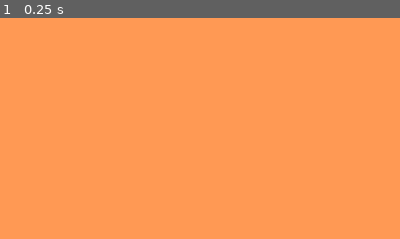
Above: before the commit, frame 1.
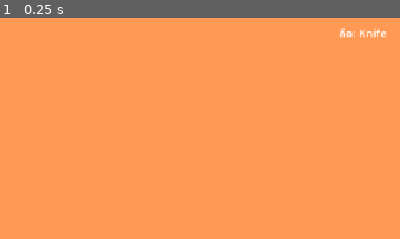
Above: after the commit, the same moment.

Repository: lnwextra2/lawn-mower-simulator
Game: Godot game, scene res://world/test_level.tscn
Same seed, same stepped clock (60 frames per second), same inputs: the game is played once before the commit and once after it.
Inputs:
- Up to frame 1 (0.25 s): no input
The pictures show only the part of the screen within x 50-100%, y 0-50%; the shares and areas given below are measured in that part.

The runs differ from the first frame. In frame 1, 0.3% of the frame differs, in the area x 85-97%, y 4-10%.

Commit message:
Add one-at-a-time tool holding: sickle default, pick up / drop others
Counter-Strike-style tool handling, matching CLAUDE.md's "one held item
at a time, knife = empty-hands default, belt-clips" spec.

Approach A (data-driven) core + a world-presence layer (the hybrid we
planned - additive, not a rewrite of the .tres data):
- tools/tool_data.gd: ToolData resource (tool_name, cut_radius).
  knife/trimmer/scythe .tres carry the prototype's radii.
- tools/tool_pickup.gd + .tscn: a ToolData given a body in the world
  (StaticBody3D so the look-at ray hits it), auto-added to the
  "interactable" + "tool_pickup" groups.

Player (player.gd):
- Holds ONE held_tool; defaults to the knife (a rice sickle), assigned
  via @export -> knife.tres. The knife is the empty-hands state and
  can't be dropped.
- Cutting now uses held_tool.cut_radius, not a hardcoded value - the
  point of Approach A, swap tool = swap reach, no code change.
- E is context-sensitive: pick up a looked-at tool ONLY when hands are
  free (holding the knife); otherwise sell grass as before. Picking up
  takes the pickup's data and frees the world node.
- Drop (Q) puts the held tool back into the world in front of the
  player and reverts to the knife. To swap trimmer->scythe you must
  drop first, then pick up - deliberate, per the two-hands realism ask.

HUD (hud.gd): a ToolLabel showing the held tool, and the interact
prompt now reads "[E] pick up <name>" when looking at a tool pickup.

test_level.tscn: a trimmer and a scythe pickup placed to test with.
The earlier next_tool (Q-cycle) action was dropped - replaced by this
pick-up/drop model; Q is now the drop key.

Known rough edges (deferred): pickups float slightly and don't
physically rest on the ground; the "[E] pick up" prompt still shows
when hands are full (press does nothing); trimmer's 0.8 radius feels
weak on a single click since it was balanced for a continuous spin we
haven't built. All tuning/polish for later.

Co-Authored-By: Claude Opus 4.8 <noreply@anthropic.com>

Diff:
--- a/player/player.gd
+++ b/player/player.gd
@@ -3,10 +3,19 @@
 signal stamina_changed(current: float, max_value: float)
 signal carried_grass_changed(current: float, max_value: float)
 signal look_target_changed(target: Node3D)
+signal held_tool_changed(tool: ToolData)
+
+const TOOL_PICKUP_SCENE := preload("res://tools/tool_pickup.tscn")
+
+## The default belt-clipped tool (a rice sickle). Assigned in the Inspector to
+## knife.tres. It's the "empty hands" state - always held when nothing else is,
+## and can't be dropped.
+@export var knife: ToolData
 
 var gravity: float = ProjectSettings.get_setting("physics/3d/default_gravity")
 var stamina: float = GameConfig.STAMINA_MAX
 var carried_grass: float = 0.0
+var held_tool: ToolData
 
 @onready var camera: Camera3D = $Camera3D
 @onready var interact_ray: RayCast3D = $Camera3D/RayCast3D
@@ -17,6 +26,8 @@
 
 func _ready() -> void:
 	Input.mouse_mode = Input.MOUSE_MODE_CAPTURED
+	held_tool = knife
+	held_tool_changed.emit(held_tool)
 
 func _unhandled_input(event: InputEvent) -> void:
 	if event is InputEventMouseMotion:
@@ -51,20 +62,52 @@
 
 	#Handle Interaction
 	if Input.is_action_just_pressed("attack"):
-		var cut_count := grass_field.cut_near(global_position, GameConfig.HAND_CUT_RADIUS)
+		# The whole point of Approach A: cut through the held tool's data, not a
+		# hardcoded radius. Swapping tools swaps the reach with zero code change.
+		var cut_count := grass_field.cut_near(global_position, held_tool.cut_radius)
 		carried_grass = min(carried_grass + cut_count, GameConfig.PLAYER_CARRY_CAPACITY)
 		carried_grass_changed.emit(carried_grass, GameConfig.PLAYER_CARRY_CAPACITY)
 
-	if Input.is_action_just_pressed("interact") and carried_grass > 0.0:
-		var flat_player := Vector2(global_position.x, global_position.z)
-		var flat_dropoff := Vector2(drop_off.global_position.x, drop_off.global_position.z)
-		if flat_player.distance_to(flat_dropoff) <= GameConfig.DROPOFF_RADIUS:
-			Economy.sell(carried_grass)
-			carried_grass = 0.0
-			carried_grass_changed.emit(carried_grass, GameConfig.PLAYER_CARRY_CAPACITY)
+	if Input.is_action_just_pressed("interact"):
+		# E is context-sensitive: pick up a looked-at tool if hands are free
+		# (holding only the knife); otherwise fall back to selling grass.
+		if current_target and current_target.is_in_group("tool_pickup") and held_tool == knife:
+			_pick_up_tool(current_target)
+		elif carried_grass > 0.0:
+			_try_sell()
+
+	if Input.is_action_just_pressed("drop") and held_tool != knife:
+		_drop_tool()
 
 	_update_look_target()
 	move_and_slide()
+
+func _try_sell() -> void:
+	var flat_player := Vector2(global_position.x, global_position.z)
+	var flat_dropoff := Vector2(drop_off.global_position.x, drop_off.global_position.z)
+	if flat_player.distance_to(flat_dropoff) <= GameConfig.DROPOFF_RADIUS:
+		Economy.sell(carried_grass)
+		carried_grass = 0.0
+		carried_grass_changed.emit(carried_grass, GameConfig.PLAYER_CARRY_CAPACITY)
+
+func _pick_up_tool(pickup: Node) -> void:
+	held_tool = pickup.tool_data
+	held_tool_changed.emit(held_tool)
+	pickup.queue_free()
+	# The looked-at node is gone now; clear the prompt this frame.
+	current_target = null
+	look_target_changed.emit(null)
+
+func _drop_tool() -> void:
+	# Put the held tool back into the world as a fresh pickup in front of us,
+	# then fall back to the knife. The knife itself is never dropped.
+	var pickup := TOOL_PICKUP_SCENE.instantiate()
+	pickup.tool_data = held_tool
+	get_parent().add_child(pickup)
+	var drop_pos := global_position + (-global_transform.basis.z * 1.5)
+	pickup.global_position = Vector3(drop_pos.x, 0.3, drop_pos.z)
+	held_tool = knife
+	held_tool_changed.emit(held_tool)
 
 func _update_look_target() -> void:
 	var target: Node3D = null
--- a/player/player.tscn
+++ b/player/player.tscn
@@ -1,6 +1,7 @@
 [gd_scene format=3 uid="uid://crk8xw4lu2ftp"]
 
 [ext_resource type="Script" uid="uid://w7g8a1a33v7t" path="res://player/player.gd" id="1_oul6g"]
+[ext_resource type="Resource" uid="uid://gb1dfwxfmpkr" path="res://tools/knife.tres" id="2_rkbax"]
 
 [sub_resource type="CapsuleShape3D" id="CapsuleShape3D_5iqjx"]
 
@@ -8,6 +9,7 @@
 
 [node name="Player" type="CharacterBody3D" unique_id=799154422 groups=["player"]]
 script = ExtResource("1_oul6g")
+knife = ExtResource("2_rkbax")
 
 [node name="CollisionShape3D" type="CollisionShape3D" parent="." unique_id=1931357150]
 transform = Transform3D(1, 0, 0, 0, 1, 0, 0, 0, 1, 0, 1, 0)
--- a/project.godot
+++ b/project.godot
@@ -68,6 +68,11 @@
 "events": [Object(InputEventKey,"resource_local_to_scene":false,"resource_name":"","device":-1,"window_id":0,"alt_press …(192 unchanged characters)…
 ]
 }
+drop={
+"deadzone": 0.2,
+"events": [Object(InputEventKey,"resource_local_to_scene":false,"resource_name":"","device":-1,"window_id":0,"alt_pressed":false,"shift_pressed":false,"ctrl_pressed":false,"meta_pressed":false,"pressed":false,"keycode":0,"physical_keycode":81,"key_label":0,"unicode":113,"location":0,"echo":false,"script":null)
+]
+}
 
 [physics]
 
--- /dev/null
+++ b/tools/knife.tres
@@ -0,0 +1,7 @@
+[gd_resource type="Resource" script_class="ToolData" format=3 uid="uid://gb1dfwxfmpkr"]
+
+[ext_resource type="Script" uid="uid://dtc13bsu3m22g" path="res://tools/tool_data.gd" id="1_l8axv"]
+
+[resource]
+script = ExtResource("1_l8axv")
+metadata/_custom_type_script = "uid://dtc13bsu3m22g"
--- /dev/null
+++ b/tools/scythe.tres
@@ -0,0 +1,9 @@
+[gd_resource type="Resource" script_class="ToolData" format=3 uid="uid://bbeweuac3g0j1"]
+
+[ext_resource type="Script" uid="uid://dtc13bsu3m22g" path="res://tools/tool_data.gd" id="1_mu232"]
+
+[resource]
+script = ExtResource("1_mu232")
+tool_name = "Scythe"
+cut_radius = 2.5
+metadata/_custom_type_script = "uid://dtc13bsu3m22g"
--- /dev/null
+++ b/tools/tool_data.gd
@@ -0,0 +1,11 @@
+extends Resource
+class_name ToolData
+
+## One held tool's data. Approach A (data-driven): tools differ only by
+## these values, and the player reads them through this single interface.
+## When a tool eventually needs behavior code of its own (scythe's arc cut,
+## trimmer's held spin), add a method here - the player keeps calling the
+## same interface, so it becomes an additive A->B step, not a rewrite.
+
+@export var tool_name: String = "Knife"
+@export var cut_radius: float = 1.0
--- /dev/null
+++ b/tools/tool_pickup.gd
@@ -0,0 +1,13 @@
+extends StaticBody3D
+class_name ToolPickup
+
+## A tool lying in the world, waiting to be picked up. Carries the ToolData
+## the player holds once they pick it up - the Approach-A data given a physical
+## world presence (the hybrid we planned for). StaticBody3D so the look-at
+## RayCast (which hits bodies) can detect it.
+
+@export var tool_data: ToolData
+
+func _ready() -> void:
+	add_to_group("interactable")
+	add_to_group("tool_pickup")
--- /dev/null
+++ b/tools/tool_pickup.tscn
@@ -0,0 +1,22 @@
+[gd_scene format=3 uid="uid://c32btr4mcljm2"]
+
+[ext_resource type="Script" uid="uid://c1rqri1r85tl2" path="res://tools/tool_pickup.gd" id="1_dehgq"]
+
+[sub_resource type="BoxShape3D" id="BoxShape3D_5h11f"]
+size = Vector3(0.3, 0.3, 0.3)
+
+[sub_resource type="StandardMaterial3D" id="StandardMaterial3D_bx8n8"]
+albedo_color = Color(0.85490197, 0.85490197, 0.88235295, 0.972549)
+
+[sub_resource type="BoxMesh" id="BoxMesh_5h11f"]
+material = SubResource("StandardMaterial3D_bx8n8")
+size = Vector3(0.3, 0.3, 0.3)
+
+[node name="ToolPickup" type="StaticBody3D" unique_id=223509862]
+script = ExtResource("1_dehgq")
+
+[node name="CollisionShape3D" type="CollisionShape3D" parent="." unique_id=1147438110]
+shape = SubResource("BoxShape3D_5h11f")
+
+[node name="MeshInstance3D" type="MeshInstance3D" parent="." unique_id=1329567297]
+mesh = SubResource("BoxMesh_5h11f")
--- /dev/null
+++ b/tools/trimmer.tres
@@ -0,0 +1,9 @@
+[gd_resource type="Resource" script_class="ToolData" format=3 uid="uid://b0wxx3k06huub"]
+
+[ext_resource type="Script" uid="uid://dtc13bsu3m22g" path="res://tools/tool_data.gd" id="1_uo16k"]
+
+[resource]
+script = ExtResource("1_uo16k")
+tool_name = "Trimmer"
+cut_radius = 0.8
+metadata/_custom_type_script = "uid://dtc13bsu3m22g"
--- a/ui/hud.gd
+++ b/ui/hud.gd
@@ -4,6 +4,7 @@
 @onready var carried_bar: ProgressBar = $CarriedBar
 @onready var gold_label: Label = $GoldLabel
 @onready var interact_prompt: Label = $InteractPrompt
+@onready var tool_label: Label = $ToolLabel
 
 func _ready() -> void:
 	var player := get_tree().get_first_node_in_group("player")
@@ -11,10 +12,12 @@
 	player.carried_grass_changed.connect(_on_carried_changed)
 	Economy.gold_changed.connect(_on_gold_changed)
 	player.look_target_changed.connect(_on_look_target_changed)
+	player.held_tool_changed.connect(_on_held_tool_changed)
 
 	_on_stamina_changed(player.stamina, GameConfig.STAMINA_MAX)
 	_on_carried_changed(player.carried_grass, GameConfig.PLAYER_CARRY_CAPACITY)
 	_on_gold_changed(Economy.gold)
+	_on_held_tool_changed(player.held_tool)
 
 func _on_stamina_changed(current: float, max_value: float) -> void:
 	stamina_bar.max_value = max_value
@@ -28,4 +31,14 @@
 	gold_label.text = "Gold: %d" % current
 
 func _on_look_target_changed(target: Node3D) -> void:
-	interact_prompt.visible = target != null
+	if target == null:
+		interact_prompt.visible = false
+	elif target.is_in_group("tool_pickup"):
+		interact_prompt.text = "[E] เก็บ %s" % target.tool_data.tool_name
+		interact_prompt.visible = true
+	else:
+		interact_prompt.text = "[E] โต้ตอบ"
+		interact_prompt.visible = true
+
+func _on_held_tool_changed(tool: ToolData) -> void:
+	tool_label.text = "ถือ: %s" % tool.tool_name
--- a/ui/hud.tscn
+++ b/ui/hud.tscn
@@ -39,15 +39,26 @@
 
 [node name="InteractPrompt" type="Label" parent="." unique_id=628101892]
 visible = false
-anchors_preset = 7
-anchor_left = 0.5
-anchor_top = 1.0
-anchor_right = 0.5
+anchors_preset = -1
+anchor_left = 0.4344618
+anchor_top = 0.96450615
+anchor_right = 0.56553817
 anchor_bottom = 1.0
-offset_left = -20.0
-offset_top = -148.0
-offset_right = 20.0
-offset_bottom = -125.0
+offset_bottom = -150.0
 grow_horizontal = 2
 grow_vertical = 0
 text = "press [E] to Interact"
+metadata/_edit_use_anchors_ = true
+
+[node name="ToolLabel" type="Label" parent="." unique_id=449176388]
+anchors_preset = -1
+anchor_left = 0.9652778
+anchor_right = 1.0
+anchor_bottom = 0.03549383
+offset_left = 20.0
+offset_top = 20.0
+offset_right = -20.0
+offset_bottom = 20.0
+grow_horizontal = 0
+text = "Holding : Knife
+"
--- a/world/test_level.tscn
+++ b/world/test_level.tscn
@@ -5,6 +5,9 @@
 [ext_resource type="PackedScene" uid="uid://cyy4qah0fufr0" path="res://ui/hud.tscn" id="2_abcqb"]
 [ext_resource type="PackedScene" uid="uid://cag4mjiiu3xxj" path="res://world/grass_field.tscn" id="3_434qw"]
 [ext_resource type="Script" uid="uid://bm86i0uuq3hvr" path="res://world/lighting_controller.gd" id="4_x27he"]
+[ext_resource type="PackedScene" uid="uid://c32btr4mcljm2" path="res://tools/tool_pickup.tscn" id="6_mmx4b"]
+[ext_resource type="Resource" uid="uid://b0wxx3k06huub" path="res://tools/trimmer.tres" id="7_yi58r"]
+[ext_resource type="Resource" uid="uid://bbeweuac3g0j1" path="res://tools/scythe.tres" id="8_dnf1e"]
 
 [sub_resource type="BoxShape3D" id="BoxShape3D_5h11f"]
 size = Vector3(50, 1, 50)
@@ -74,3 +77,11 @@
 
 [node name="MeshInstance3D" type="MeshInstance3D" parent="DropOff" unique_id=1187613514]
 mesh = SubResource("CylinderMesh_kfa7i")
+
+[node name="ToolPickup" parent="." unique_id=223509862 instance=ExtResource("6_mmx4b")]
+transform = Transform3D(1, 0, 0, 0, 1, 0, 0, 0, 1, 3, 0.3, 3)
+tool_data = ExtResource("7_yi58r")
+
+[node name="ToolPickup2" parent="." unique_id=1299284099 instance=ExtResource("6_mmx4b")]
+transform = Transform3D(1, 0, 0, 0, 1, 0, 0, 0, 1, 5, 0.3, 3)
+tool_data = ExtResource("8_dnf1e")
Not shown, added: tools/tool_data.gd.uid
Not shown, added: tools/tool_pickup.gd.uid
